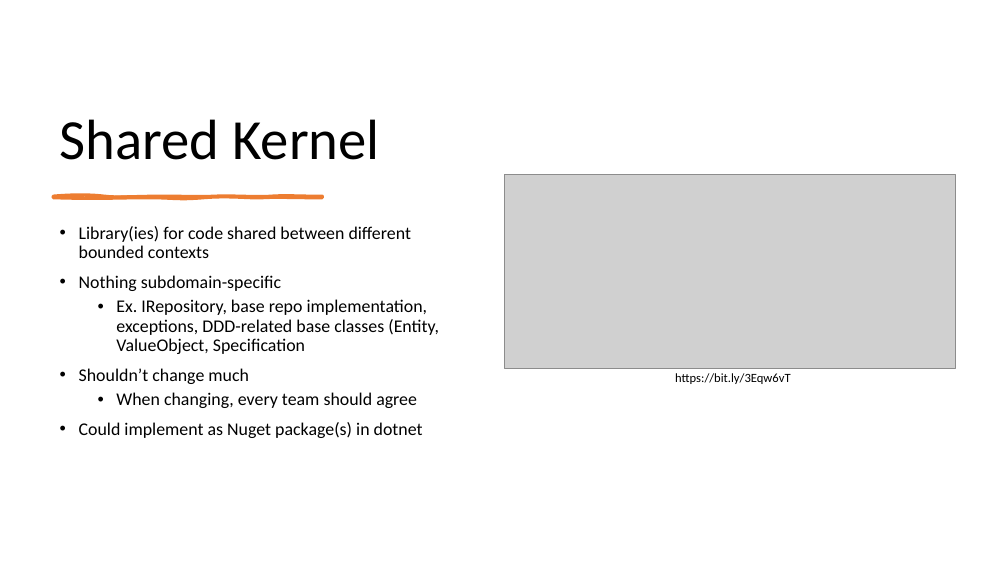
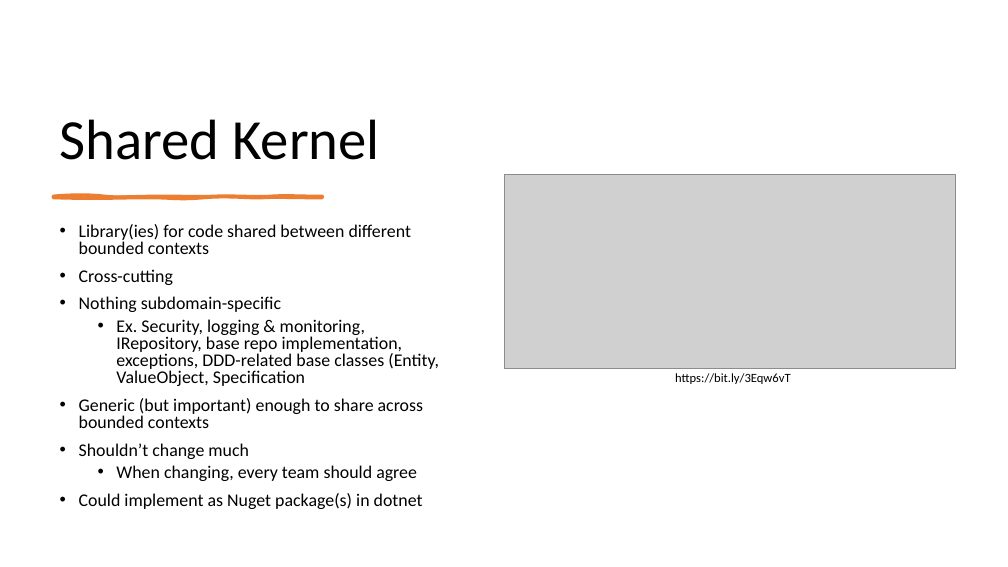
Before and after one commit to footedr/easyddd, a slide deck: slide 29 of EasyDDD.pptx. Drawn at 1008x567 pixels with LibreOffice and Linux fonts; fonts in the diff are those of the drawing; grey boxes stand for pictures. Boxes give left, top, right and bottom in pixels: in the first picture for what was removed or moved away, otherwise in the second. Text is boxed around its words. In the diff, an @@ line names an element or a change of style, - is before the commit and + after.

Commit message:
Updated slides.

```diff
--- a/EasyDDD.pptx
+++ b/EasyDDD.pptx
@@ text at (79, 224, 423, 509): line spacing 0.9 to 0.8 @@
@@ text at (79, 269, 173, 285): paragraph added @@
+• Cross-cutting
@@ text at (79, 319, 439, 428): text changed @@
-  • Ex. IRepository, base repo implementation, exceptions, DDD-related base classes (Entity, ValueObject, Specification
+  • Ex. Security, logging & monitoring, IRepository, base repo implementation, exceptions, DDD-related base classes (Entity, ValueObject, Specification
+• Generic (but important) enough to share across bounded contexts
```
Also in this commit, not shown: 5 other slides changed.
